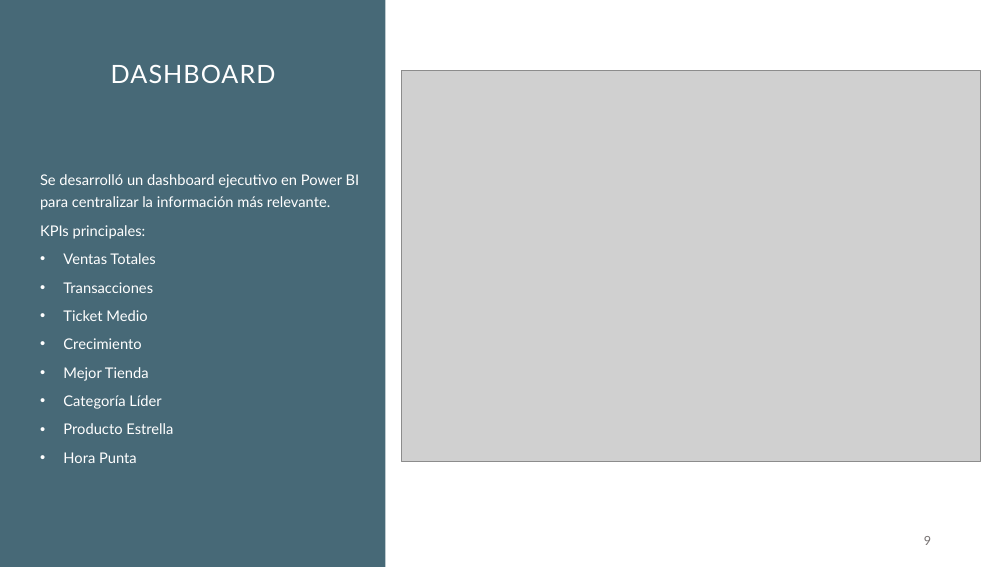
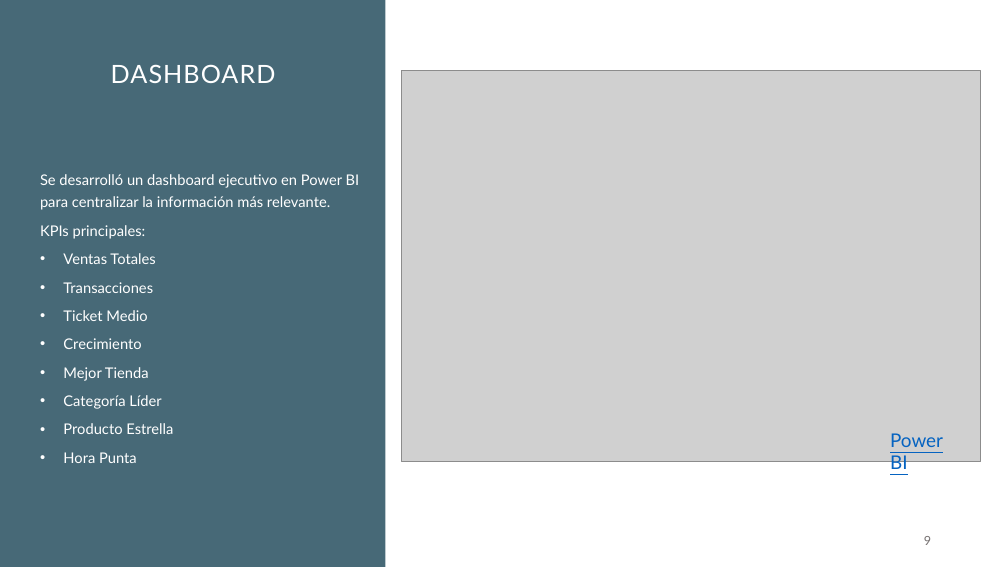
Before and after one commit to EliasHernandezBar/Proyecto-Final, a slide deck: slide 9 of Presentación/Presentación.pptx. Drawn at 1008x567 pixels with LibreOffice and Linux fonts; fonts in the diff are those of the drawing; grey boxes stand for pictures. Boxes give left, top, right and bottom in pixels: in the first picture for what was removed or moved away, otherwise in the second. Text is boxed around its words. In the diff, an @@ line names an element or a change of style, - is before the commit and + after.

```diff
--- a/Presentación/Presentación.pptx
+++ b/Presentación/Presentación.pptx
@@ text added at [890, 433, 943, 474], 18 pt, text #0563C1, underline @@
+Power BI
```
Also in this commit, not shown: 5 other slides changed, 2 other files.
